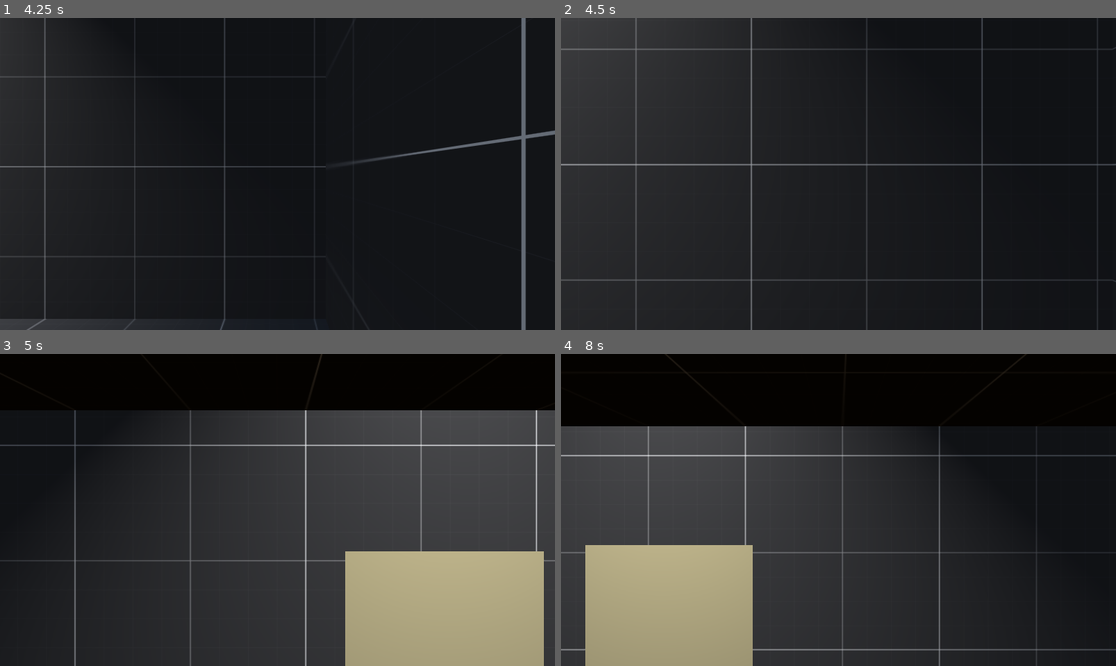
Above: before the commit, frames 1-4 (two rows, left to right).
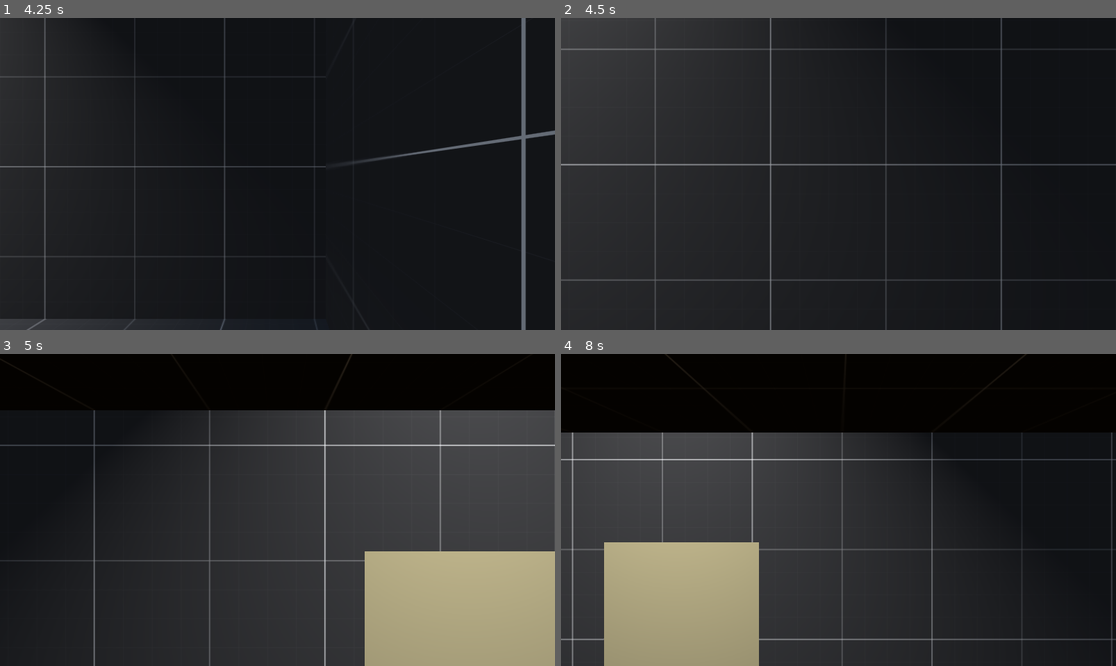
Above: after the commit, the same moments.

Repository: ToyaDR/escape-room
Game: Godot game, scene res://manager-scene.tscn
Same seed, same stepped clock (60 frames per second), same inputs: the game is played once before the commit and once after it.
Inputs (mouse positions are in pixels of both pictures, inside the frame that each line leads up to):
- Up to frame 1 (4.25 s): click (277, 174) at 0.52 s; type "Alex" at 0.6 s; tap Enter (ui_accept) at 1.25, 1.52, 2.27, 3.5, 3.77 s; move the mouse to (399, 158) at 1.27 s; hold Right (ui_right) 1.28-2.03 s; click (399, 158) at 1.35 s; move the mouse to (166, 189) at 2.02 s; hold Down (ui_down) 2.03-2.78 s; click (166, 189) at 2.1 s; move the mouse to (333, 105) at 2.77 s; hold Right (ui_right) 2.78-3.53 s; click (333, 105) at 2.85 s; move the mouse to (249, 236) at 3.52 s; hold Up (ui_up) from 3.53 s (still down); click (249, 236) at 3.6 s
- Up to frame 2 (4.5 s): move the mouse to (1005, 220) at 4.27 s; release Up (ui_up) at 4.28 s; hold Left (ui_left) from 4.28 s (still down); click (1005, 220) at 4.35 s
- Up to frame 3 (5 s): keep holding Left (ui_left); tap Enter (ui_accept) at 4.52 s
- Up to frame 4 (8 s): move the mouse to (672, 463) at 5.02 s; click (672, 463) at 5.1 s; tap Enter (ui_accept) at 5.27, 6.77, 7.52 s; move the mouse to (866, 510) at 5.77 s; release Left (ui_left) at 5.78 s; hold Down (ui_down) 5.78-6.53 s; click (866, 510) at 5.85 s; move the mouse to (755, 432) at 6.52 s; hold Right (ui_right) 6.53-7.28 s; click (755, 432) at 6.6 s; move the mouse to (960, 494) at 7.27 s; hold Up (ui_up) from 7.28 s (still down); click (960, 494) at 7.35 s

Frame 1 is identical in both runs. In frame 2, 2.0% of the frame differs, in the area x 13-100%, y 0-100%; in frame 3, 3.7%; in frame 4, 6.8%, in the area x 0-100%, y 23-100%.
Error before the commit: Invalid call. Nonexistent function 'door_interact_emitter' in base 'CSGCombiner3D'. (res://player.gd:25)

Commit message:
Check for fn & add WASD

Diff:
--- a/manager-scene.tscn
+++ b/manager-scene.tscn
@@ -8,7 +8,7 @@
 [node name="CanvasLayer" type="CanvasLayer" parent="."]
 
 [node name="TextEdit" type="TextEdit" parent="CanvasLayer"]
-anchors_preset = -1
+anchors_preset = 8
 anchor_left = 0.5
 anchor_top = 0.5
 anchor_right = 0.5
--- a/player.gd
+++ b/player.gd
@@ -22,7 +22,9 @@
 	if Input.is_action_just_pressed("interact"):
 		var interact = interact_raycast.get_collider()
 		if interact != null:
-			interact.door_interact_emitter()
+			if interact.has_method("door_interact_emitter"):
+				interact.door_interact_emitter()
+
 	# Get the input direction and handle the movement/deceleration.
 	# As good practice, you should replace UI actions with custom gameplay actions.
 	var input_dir = Input.get_vector("ui_left", "ui_right", "ui_up", "ui_down")
--- a/project.godot
+++ b/project.godot
@@ -27,6 +27,38 @@
 
 [input]
 
+ui_left={
+"deadzone": 0.5,
+"events": [Object(InputEventKey,"resource_local_to_scene":false,"resource_name":"","device":0,"window_id":0,"alt_pressed":false,"shift_pressed":false,"ctrl_pressed":false,"meta_pressed":false,"pressed":false,"keycode":4194319,"physical_keycode":0,"key_label":0,"unicode":0,"echo":false,"script":null)
+, Object(InputEventJoypadButton,"resource_local_to_scene":false,"resource_name":"","device":0,"button_index":13,"pressure":0.0,"pressed":false,"script":null)
+, Object(InputEventJoypadMotion,"resource_local_to_scene":false,"resource_name":"","device":0,"axis":0,"axis_value":-1.0,"script":null)
+, Object(InputEventKey,"resource_local_to_scene":false,"resource_name":"","device":-1,"window_id":0,"alt_pressed":false,"shift_pressed":false,"ctrl_pressed":false,"meta_pressed":false,"pressed":false,"keycode":0,"physical_keycode":65,"key_label":0,"unicode":97,"echo":false,"script":null)
+]
+}
+ui_right={
+"deadzone": 0.5,
+"events": [Object(InputEventKey,"resource_local_to_scene":false,"resource_name":"","device":0,"window_id":0,"alt_pressed":false,"shift_pressed":false,"ctrl_pressed":false,"meta_pressed":false,"pressed":false,"keycode":4194321,"physical_keycode":0,"key_label":0,"unicode":0,"echo":false,"script":null)
+, Object(InputEventJoypadButton,"resource_local_to_scene":false,"resource_name":"","device":0,"button_index":14,"pressure":0.0,"pressed":false,"script":null)
+, Object(InputEventJoypadMotion,"resource_local_to_scene":false,"resource_name":"","device":0,"axis":0,"axis_value":1.0,"script":null)
+, Object(InputEventKey,"resource_local_to_scene":false,"resource_name":"","device":-1,"window_id":0,"alt_pressed":false,"shift_pressed":false,"ctrl_pressed":false,"meta_pressed":false,"pressed":false,"keycode":0,"physical_keycode":68,"key_label":0,"unicode":100,"echo":false,"script":null)
+]
+}
+ui_up={
+"deadzone": 0.5,
+"events": [Object(InputEventKey,"resource_local_to_scene":false,"resource_name":"","device":0,"window_id":0,"alt_pressed":false,"shift_pressed":false,"ctrl_pressed":false,"meta_pressed":false,"pressed":false,"keycode":4194320,"physical_keycode":0,"key_label":0,"unicode":0,"echo":false,"script":null)
+, Object(InputEventJoypadButton,"resource_local_to_scene":false,"resource_name":"","device":0,"button_index":11,"pressure":0.0,"pressed":false,"script":null)
+, Object(InputEventJoypadMotion,"resource_local_to_scene":false,"resource_name":"","device":0,"axis":1,"axis_value":-1.0,"script":null)
+, Object(InputEventKey,"resource_local_to_scene":false,"resource_name":"","device":-1,"window_id":0,"alt_pressed":false,"shift_pressed":false,"ctrl_pressed":false,"meta_pressed":false,"pressed":false,"keycode":0,"physical_keycode":87,"key_label":0,"unicode":119,"echo":false,"script":null)
+]
+}
+ui_down={
+"deadzone": 0.5,
+"events": [Object(InputEventKey,"resource_local_to_scene":false,"resource_name":"","device":0,"window_id":0,"alt_pressed":false,"shift_pressed":false,"ctrl_pressed":false,"meta_pressed":false,"pressed":false,"keycode":4194322,"physical_keycode":0,"key_label":0,"unicode":0,"echo":false,"script":null)
+, Object(InputEventJoypadButton,"resource_local_to_scene":false,"resource_name":"","device":0,"button_index":12,"pressure":0.0,"pressed":false,"script":null)
+, Object(InputEventJoypadMotion,"resource_local_to_scene":false,"resource_name":"","device":0,"axis":1,"axis_value":1.0,"script":null)
+, Object(InputEventKey,"resource_local_to_scene":false,"resource_name":"","device":-1,"window_id":0,"alt_pressed":false,"shift_pressed":false,"ctrl_pressed":false,"meta_pressed":false,"pressed":false,"keycode":0,"physical_keycode":83,"key_label":0,"unicode":115,"echo":false,"script":null)
+]
+}
 interact={
 "deadzone": 0.5,
 "events": [Object(InputEventMouseButton,"resource_local_to_scene":false,"resource_name":"","device":-1,"window_id":0,"a …(258 unchanged characters)…
